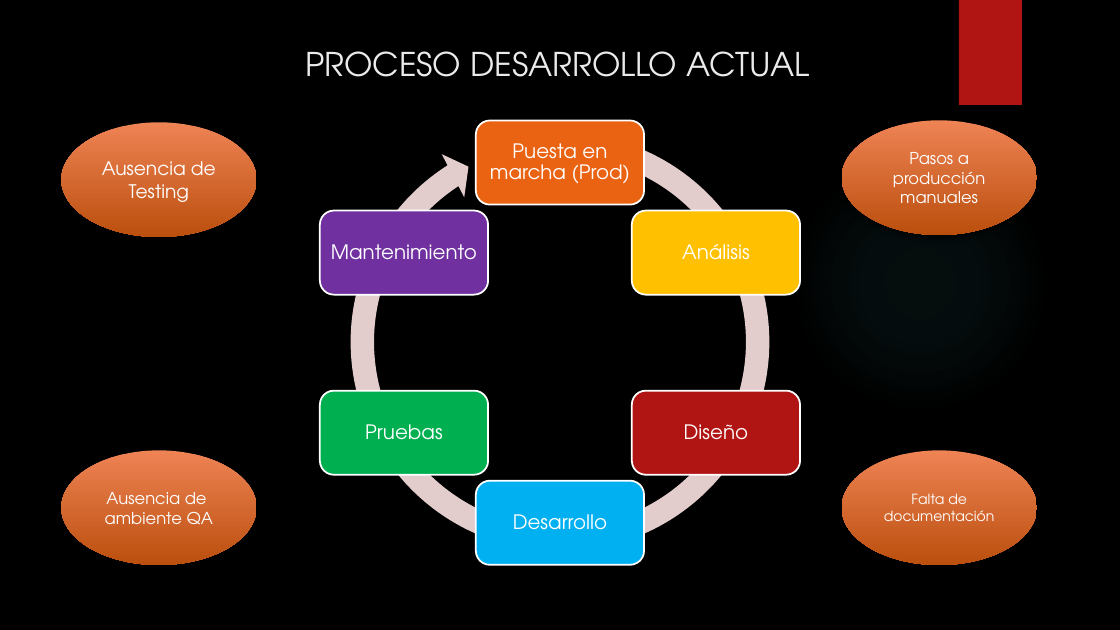
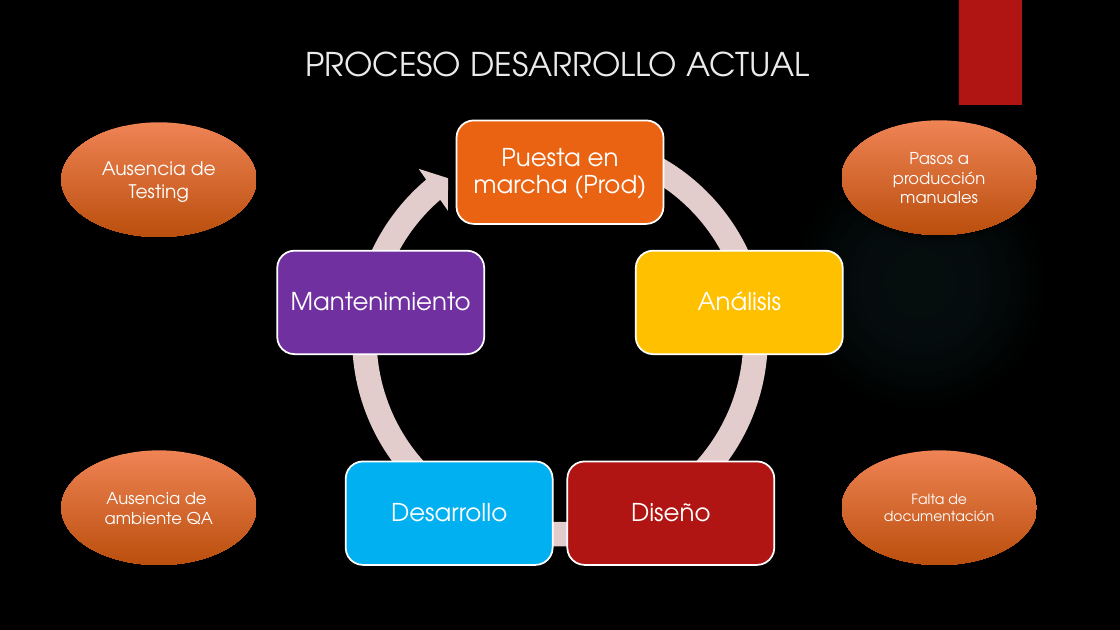
Before and after one commit to Dannygit86/Integracion, a slide deck: slide 4 of PPT_DevOps.pptx. Drawn at 1120x630 pixels with LibreOffice and Linux fonts; fonts in the diff are those of the drawing; background and template pictures are left out. Boxes give left, top, right and bottom in pixels: in the first picture for what was removed or moved away, otherwise in the second. Text is boxed around its words. In the diff, an @@ line names an element or a change of style, - is before the commit and + after.

Commit message:
ppt-v4

```diff
--- a/PPT_DevOps.pptx
+++ b/PPT_DevOps.pptx
@@ circular arrow: place and size @@
-circular arrow at (338,120,782,565)
+circular arrow at (339,118,781,560)
@@ circular arrow at (339,118,781,560): proportions changed @@
@@ rounded rectangle: place and size @@
-rounded rectangle at (476,120,644,204)
+rounded rectangle at (456,120,663,223)
@@ text "Puesta en marcha (Prod)": place and size @@
-text "Puesta en marcha (Prod)" at (490,143,630,183)
+text "Puesta en marcha (Prod)" at (474,148,646,199)
@@ rounded rectangle: place and size @@
-rounded rectangle at (320,211,488,295)
+rounded rectangle at (277,250,484,354)
@@ text "Mantenimiento": place and size @@
-text "Mantenimiento" at (331,244,477,260)
+text "Mantenimiento" at (291,292,471,311)
@@ rounded rectangle: place and size @@
-rounded rectangle at (632,211,800,295)
+rounded rectangle at (636,250,843,354)
@@ text "Análisis": place and size @@
-text "Análisis" at (682,244,750,260)
+text "Análisis" at (698,291,782,311)
@@ rounded rectangle removed at (320,391,488,475) @@
@@ text removed at (365,424,443,440) @@
-Pruebas
@@ rounded rectangle: place and size @@
-rounded rectangle at (476,481,644,565)
+rounded rectangle at (346,461,553,565)
@@ text "Desarrollo": place and size @@
-text "Desarrollo" at (513,514,607,530)
+text "Desarrollo" at (391,503,507,522)
@@ rounded rectangle: place and size @@
-rounded rectangle at (632,391,800,475)
+rounded rectangle at (567,461,774,565)
@@ size 17 to 21 pt; more space between paragraphs in 5 elements at (474,148,646,199), (698,291,782,311), (291,292,471,311), (391,503,507,522), (631,503,711,522) @@
@@ text "Diseño": place and size @@
-text "Diseño" at (684,424,748,440)
+text "Diseño" at (631,503,711,522)
```
